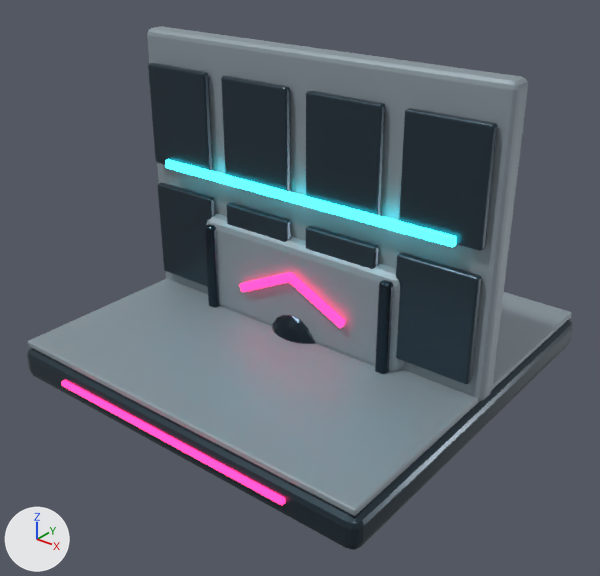
Two versions of the Blender file art-src/blender/environment/rooftop-kit.blend, one commit apart.
One viewpoint serves both versions: a camera (50 mm lens) standing at (4.56, -5.84, 4.08) and looking at (0.08, -0.23, 0.6). The lights are fixed; the arrows at lower left show +X, +Y and +Z. The picture after the commit comes second.

Before the edit, the objects in view are built like this:
```python
ob_grapple_anchor_surface_00 = bpy.data.objects.new('grapple_anchor_surface_00', me_icosphere)
ob_grapple_anchor_surface_00.location = (0.0, 0.0, 0.0)
ob_rooftop_platform_surface_01 = bpy.data.objects.new('rooftop_platform_surface_01', me_cube_001)
ob_rooftop_platform_surface_01.location = (0.0, 0.0, 0.04)
ob_rooftop_platform_surface_03 = bpy.data.objects.new('rooftop_platform_surface_03', me_cube_007)
ob_rooftop_platform_surface_03.location = (0.0, -2.02, -0.14)
ob_vault_barrier_surface_00 = bpy.data.objects.new('vault_barrier_surface_00', me_cube_019)
ob_vault_barrier_surface_00.location = (0.0, 0.0, 0.53)
ob_vault_barrier_surface_02 = bpy.data.objects.new('vault_barrier_surface_02', me_cube_022)
ob_vault_barrier_surface_02.location = (-0.31, -0.29, 0.57)
ob_vault_barrier_surface_02.rotation_euler = (0.0, -0.45, 0.0)  # degrees (0, -26, 0)
ob_wallrun_panel_surface_00 = bpy.data.objects.new('wallrun_panel_surface_00', me_cube_009)
ob_wallrun_panel_surface_00.location = (0.0, 0.0, 1.4)
# also in view: 'vault_barrier_surface_01' at (0.0, 0.0, 0.5); 'rooftop_platform_surface_00' at (0.0, 0.0, -0.17); 'wallrun_panel_surface_02' at (0.0, -0.24, 1.5); 'wallrun_panel_surface_01' at (0.0, -0.17, 1.35)
```
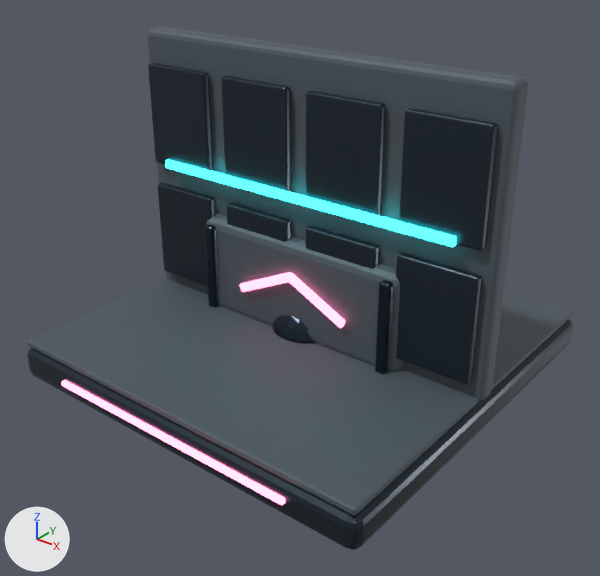
What differs and where, as boxes [x1, y1, x2, y2] in the pictures (600 x 576 px):
'rooftop_platform_surface_01', recoloured (darker)
    both: [28, 279, 572, 516]
'wallrun_panel_surface_00', recoloured (darker)
    both: [147, 26, 528, 402]
'vault_barrier_surface_00', recoloured (darker)
    both: [207, 214, 404, 372]
'rooftop_platform_surface_03', recoloured
    both: [61, 380, 286, 505]
'vault_barrier_surface_02', recoloured (lighter)
    both: [239, 272, 346, 328]

The change, as a diff of the scene's bpy script:
```diff
--- a/art-src/blender/environment/rooftop-kit.blend.py
+++ b/art-src/blender/environment/rooftop-kit.blend.py
@@ mat_roof_ceramic @@
 mat_roof_ceramic = principled_material('roof_ceramic')
-mat_roof_ceramic.base_color = (0.28, 0.34, 0.38)  # grey #909ea6
+mat_roof_ceramic.base_color = (0.09, 0.115, 0.135)  # greyish blue #555f67
 mat_roof_ceramic.metallic = 0.28
@@ mat_roof_magenta @@
 mat_roof_magenta.roughness = 0.23
-mat_roof_magenta.emission_color = (1.0, 0.02, 0.14)  # pink #ff2769
+mat_roof_magenta.emission_color = (1.0, 0.176, 0.333)  # pink #ff749c
 mat_roof_magenta.emission_strength = 4.5
```
